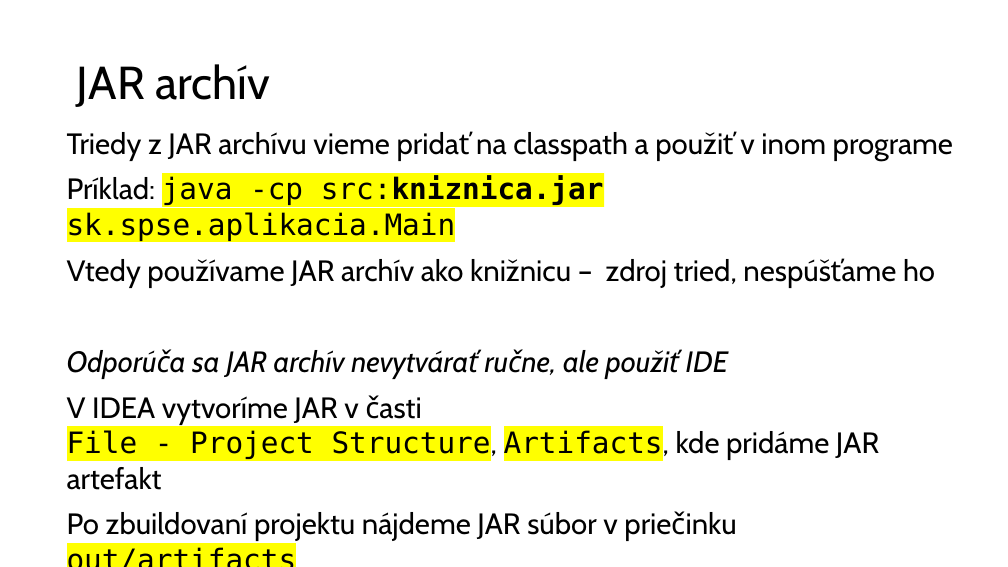
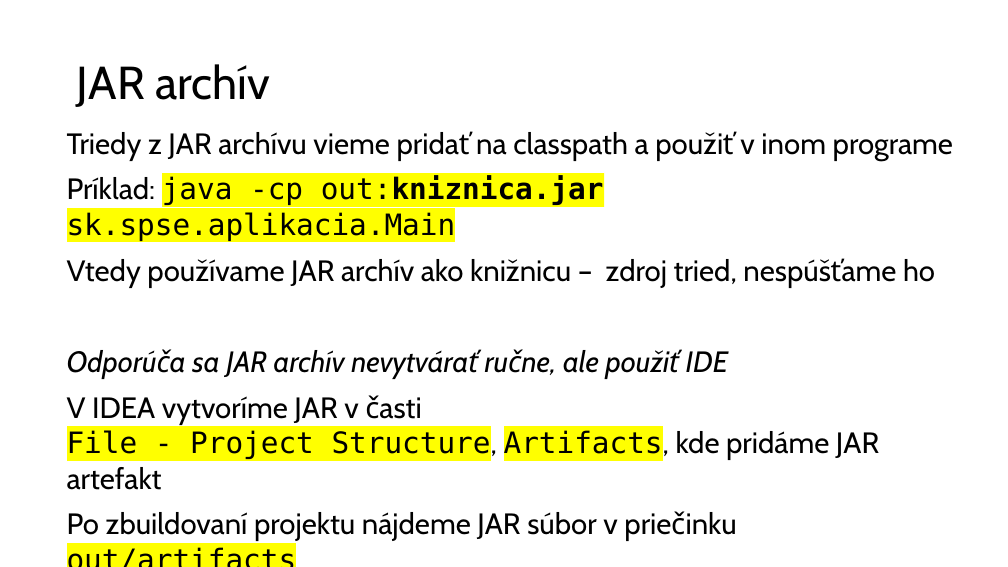
Before and after one commit to wagjo/oop, a slide deck: slide 9 of prezentacie/t16w.pptx. Drawn at 1008x567 pixels with LibreOffice and Linux fonts; fonts in the diff are those of the drawing. Boxes give left, top, right and bottom in pixels: in the first picture for what was removed or moved away, otherwise in the second. Text is boxed around its words. In the diff, an @@ line names an element or a change of style, - is before the commit and + after.

```diff
--- a/prezentacie/t16w.pptx
+++ b/prezentacie/t16w.pptx
@@ text at [67,176,604,241]: text changed @@
-Príklad: java -cp src:kniznica.jar sk.spse.aplikacia.Main
+Príklad: java -cp out:kniznica.jar sk.spse.aplikacia.Main
```
Also in this commit, not shown: 1 other slide changed, 6 other files.
